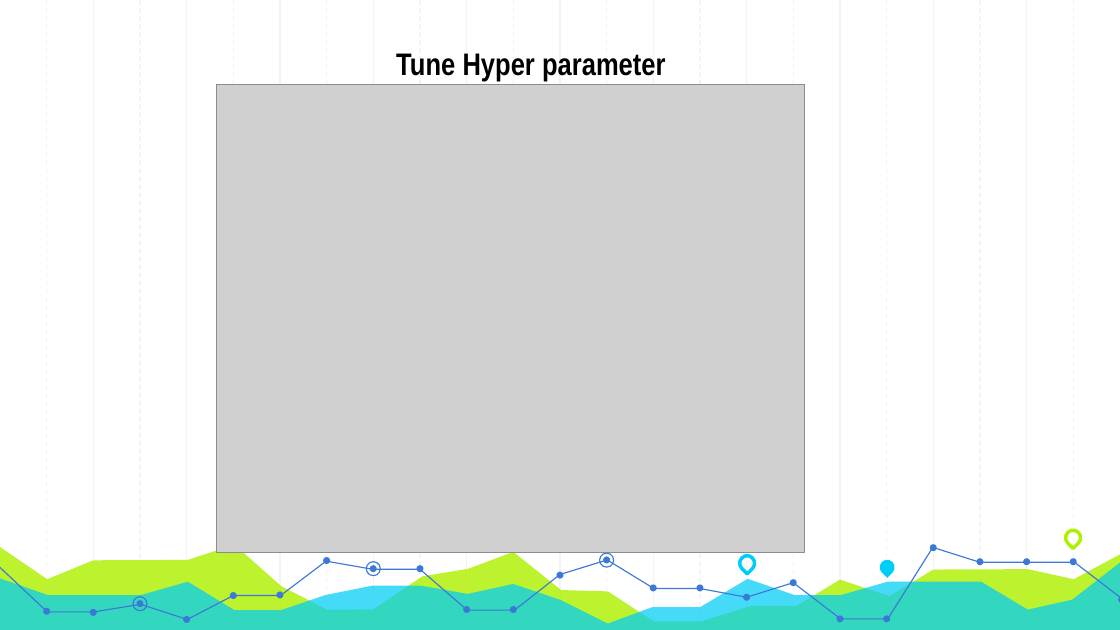
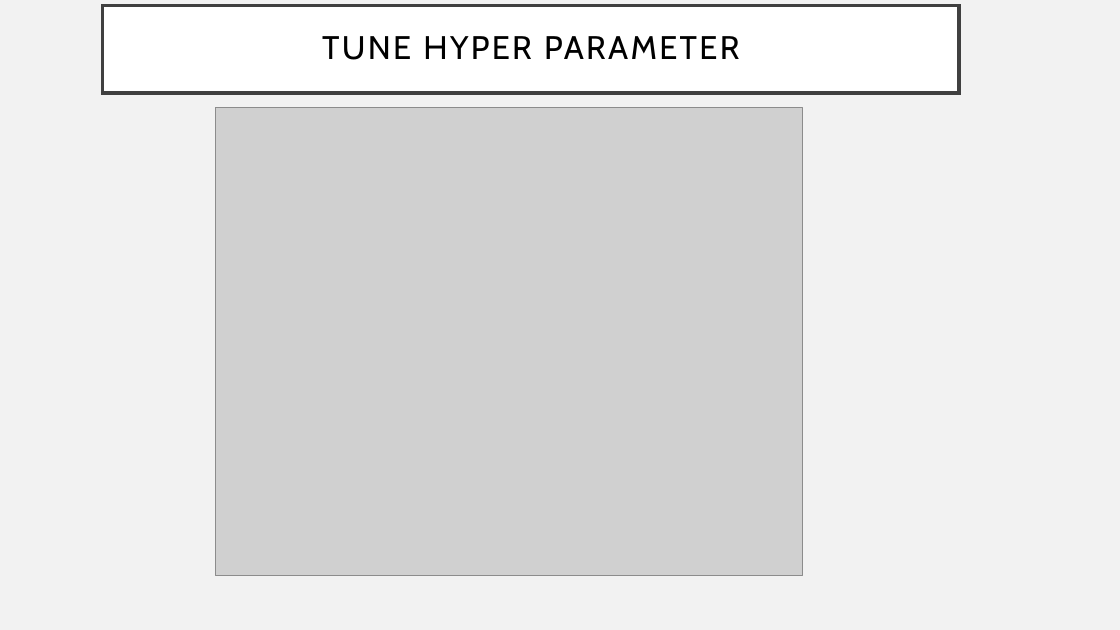
Before and after one commit to JingyiWang3/Predictive-Analytics-on-Image-Data, a slide deck: slide 15 of doc/Group9_Presentation.pptx. Drawn at 1120x630 pixels with LibreOffice and Linux fonts; fonts in the diff are those of the drawing; grey boxes stand for pictures. Boxes give left, top, right and bottom in pixels: in the first picture for what was removed or moved away, otherwise in the second. Text is boxed around its words. In the diff, an @@ line names an element or a change of style, - is before the commit and + after.

```diff
--- a/doc/Group9_Presentation.pptx
+++ b/doc/Group9_Presentation.pptx
@@ background #FFFFFF to #F2F2F2 @@
@@ title "TUNE HYPER PARAMETER": place and size @@
-title "TUNE HYPER PARAMETER" at <box>396,53,665,81</box>
+title "TUNE HYPER PARAMETER" at <box>103,6,960,93</box>
@@ title "TUNE HYPER PARAMETER" at <box>103,6,960,93</box>: vertical alignment bottom to middle; fill none to #FFFFFF; outline none to #404040 2.5 pt @@
@@ group removed at <box>47,0,1073,630</box>: 23 lines @@
@@ title at <box>322,36,739,60</box>: text changed; size 20 to 21 pt; font Arial Narrow to Cabin; bold off @@
-Tune Hyper parameter
+TUNE HYPER PARAMETER
@@ picture: place and size @@
-picture at <box>216,85,804,553</box>
+picture at <box>215,108,803,576</box>
@@ teardrop removed at <box>1062,527,1083,547</box> @@
@@ freeform shape removed at <box>0,544,1120,630</box> @@
@@ freeform shape removed at <box>0,561,1120,630</box> @@
@@ freeform shape removed at <box>0,561,514,619</box> @@
@@ ellipse removed at <box>366,562,381,577</box> @@
@@ freeform shape removed at <box>514,547,933,619</box> @@
@@ ellipse removed at <box>599,553,614,568</box> @@
@@ teardrop removed at <box>736,553,757,573</box> @@
@@ teardrop removed at <box>876,557,897,578</box> @@
@@ freeform shape removed at <box>934,548,1120,598</box> @@
@@ ellipse removed at <box>133,597,148,612</box> @@
@@ group removed at <box>44,544,1120,623</box>: 24 ellipses @@
```
Also in this commit, not shown: 18 other slides changed, 1 other file.
